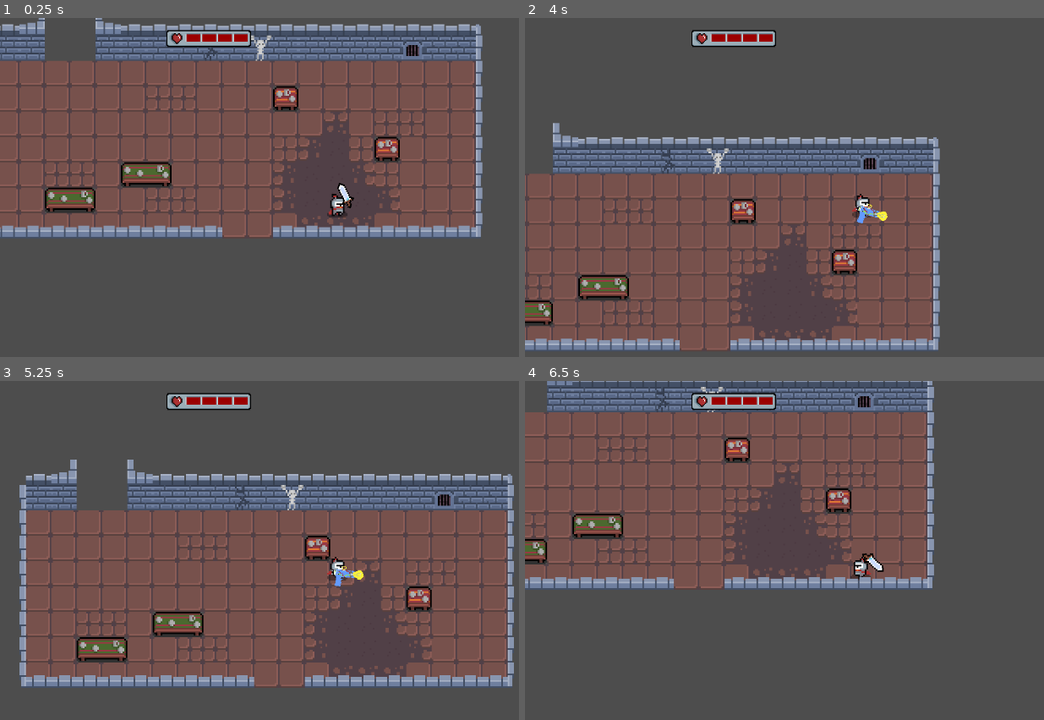
Above: before the commit, frames 1-4 (two rows, left to right).
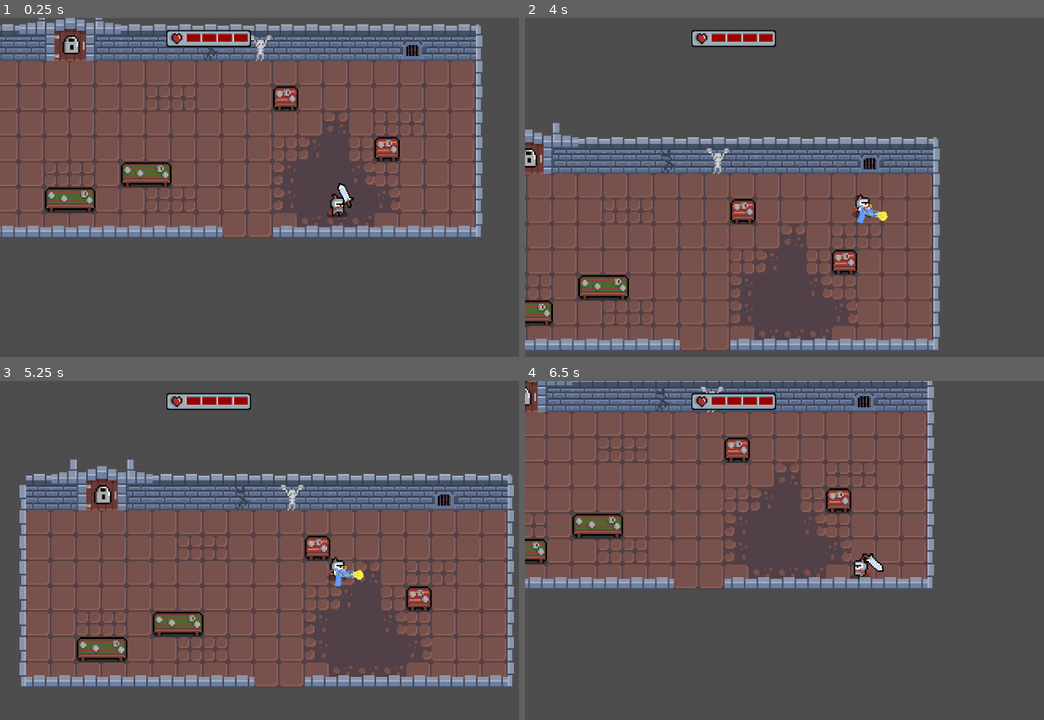
Above: after the commit, the same moments.

Repository: julienphoward/roguelike2
Game: Godot game, scene res://Rooms/room_1.tscn
The game is run twice, just before and just after one commit, with the same random seed, the same clock (stepped at 60 frames per second) and the same inputs. This scene is started directly instead of the project's main scene.
Inputs (mouse positions are in pixels of both pictures, inside the frame that each line leads up to):
- Up to frame 1 (0.25 s): no input
- Up to frame 2 (4 s): move the mouse to (1012, 187) at 0.52 s; hold Right (ui_right) 0.53-1.28 s; tap E (input_e) every 0.75 s from 0.6 to 3.6 s; move the mouse to (727, 228) at 1.27 s; hold Down (ui_down) 1.28-2.03 s; move the mouse to (929, 123) at 2.02 s; hold Right (ui_right) 2.03-2.78 s; tap Enter at 2.75 s; move the mouse to (831, 285) at 2.77 s; hold Up (ui_up) 2.78-3.53 s; move the mouse to (outside the picture) at 3.52 s; hold Left (ui_left) from 3.53 s (still down)
- Up to frame 3 (5.25 s): move the mouse to (134, 513) at 4.27 s; tap E (input_e) at 4.35, 5.1 s; move the mouse to (373, 570) at 5.02 s; release Left (ui_left) at 5.03 s; hold Down (ui_down) from 5.03 s (still down)
- Up to frame 4 (6.5 s): move the mouse to (763, 475) at 5.77 s; release Down (ui_down) at 5.78 s; hold Right (ui_right) from 5.78 s (still down); tap E (input_e) at 5.85 s

The runs differ from the first frame. In frame 1, 1.0% of the frame differs, in the area x 8-19%, y 0-13%; in frame 2, 0.6%; in frame 3, 1.0%; in frame 4, 0.4%.

Commit message:
Update room_1.tscn

Diff:
--- a/Rooms/room_1.tscn
+++ b/Rooms/room_1.tscn
@@ -6,6 +6,7 @@
 [ext_resource type="Script" uid="uid://cdkku3tkc2bbc" path="res://ui.gd" id="4_sjs1v"]
 [ext_resource type="Texture2D" uid="uid://b8bytin5xcwys" path="res://art/v1.1 dungeon crawler 16X16 pixel pack/ui (new)/health_ui.png" id="5_c8bg1"]
 [ext_resource type="Texture2D" uid="uid://clxuc1pkc15q8" path="res://art/v1.1 dungeon crawler 16X16 pixel pack/enemies/goblin/progress bar.png" id="6_n3gxf"]
+[ext_resource type="PackedScene" uid="uid://h3mqie4q4km2" path="res://Rooms/door.tscn" id="7_c8bg1"]
 
 [sub_resource type="TileSetAtlasSource" id="TileSetAtlasSource_4ikea"]
 texture = ExtResource("1_m6a5l")
@@ -238,6 +239,9 @@
 [node name="Doors" type="Node2D" parent="." unique_id=1995662870]
 position = Vector2(-21, 25)
 
+[node name="Door" parent="Doors" unique_id=937351334 instance=ExtResource("7_c8bg1")]
+position = Vector2(69, -25)
+
 [node name="Enemy Positions" type="Node2D" parent="." unique_id=868124392]
 position = Vector2(-21, 52)
 
